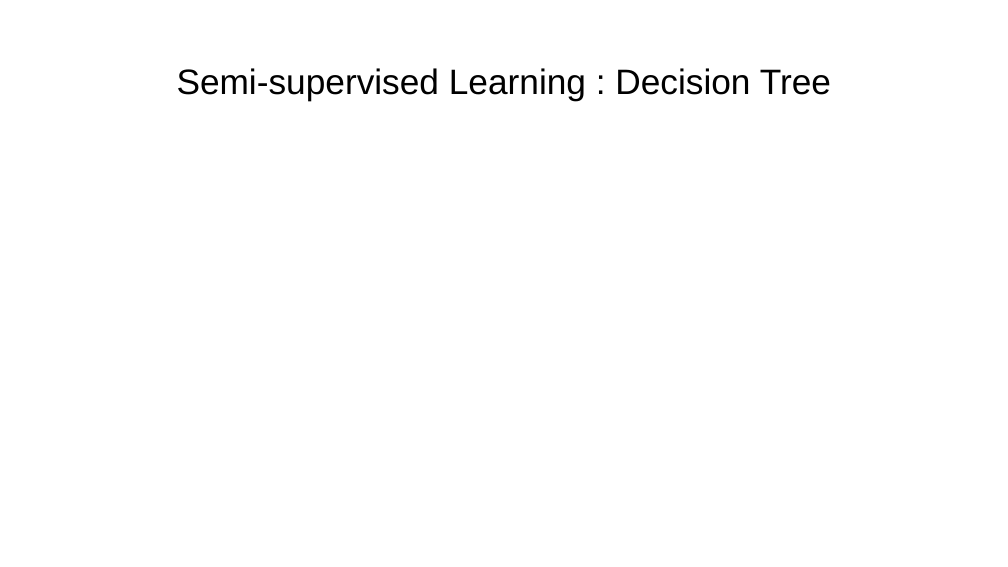
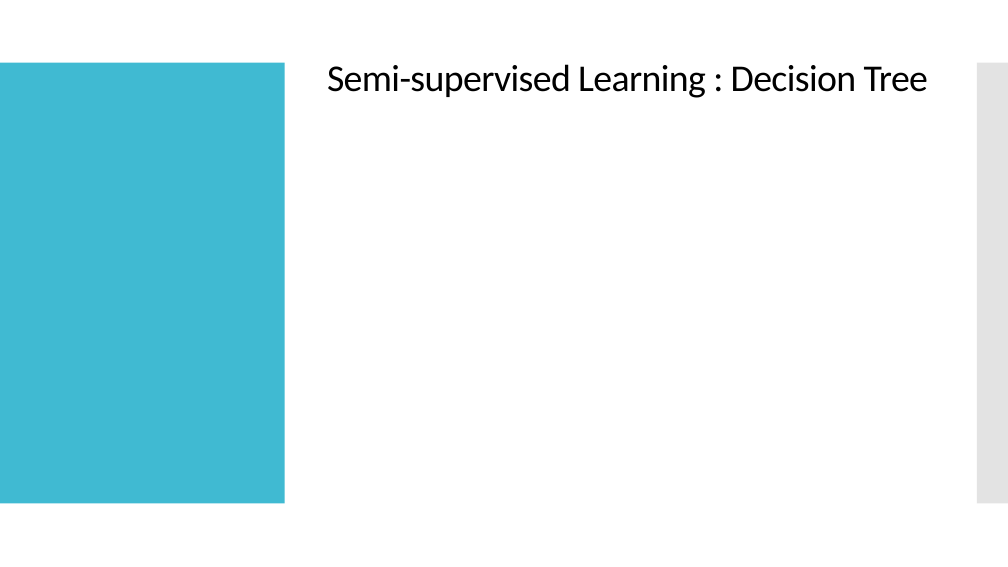
Before and after one commit to darshak-k/RainSenseAI-Project, a slide deck: slide 6 of Documentation/AI PPT.pptx. Drawn at 1008x567 pixels with LibreOffice and Linux fonts; fonts in the diff are those of the drawing. Boxes give left, top, right and bottom in pixels: in the first picture for what was removed or moved away, otherwise in the second. Text is boxed around its words. In the diff, an @@ line names an element or a change of style, - is before the commit and + after.

```diff
--- a/Documentation/AI PPT.pptx
+++ b/Documentation/AI PPT.pptx
@@ title "Semi-supervised Learning : Decision Tree": place and size @@
-title "Semi-supervised Learning : Decision Tree" at [177, 68, 831, 100]
+title "Semi-supervised Learning : Decision Tree" at [327, 64, 928, 98]
@@ title "Semi-supervised Learning : Decision Tree" at [327, 64, 928, 98]: size 25.2 to 27 pt, font Arial to Calibri, letter spacing 0 to -0.5 pt; line spacing 1 to 0.9 @@
@@ rectangle added at [0, 62, 284, 503], fill #40BAD2 @@
@@ rectangle added at [977, 62, 1008, 503], fill #C8C8C8 at 50% opacity @@
```
Also in this commit, not shown: 9 other slides changed, 1 slide added, 1 slide removed.
